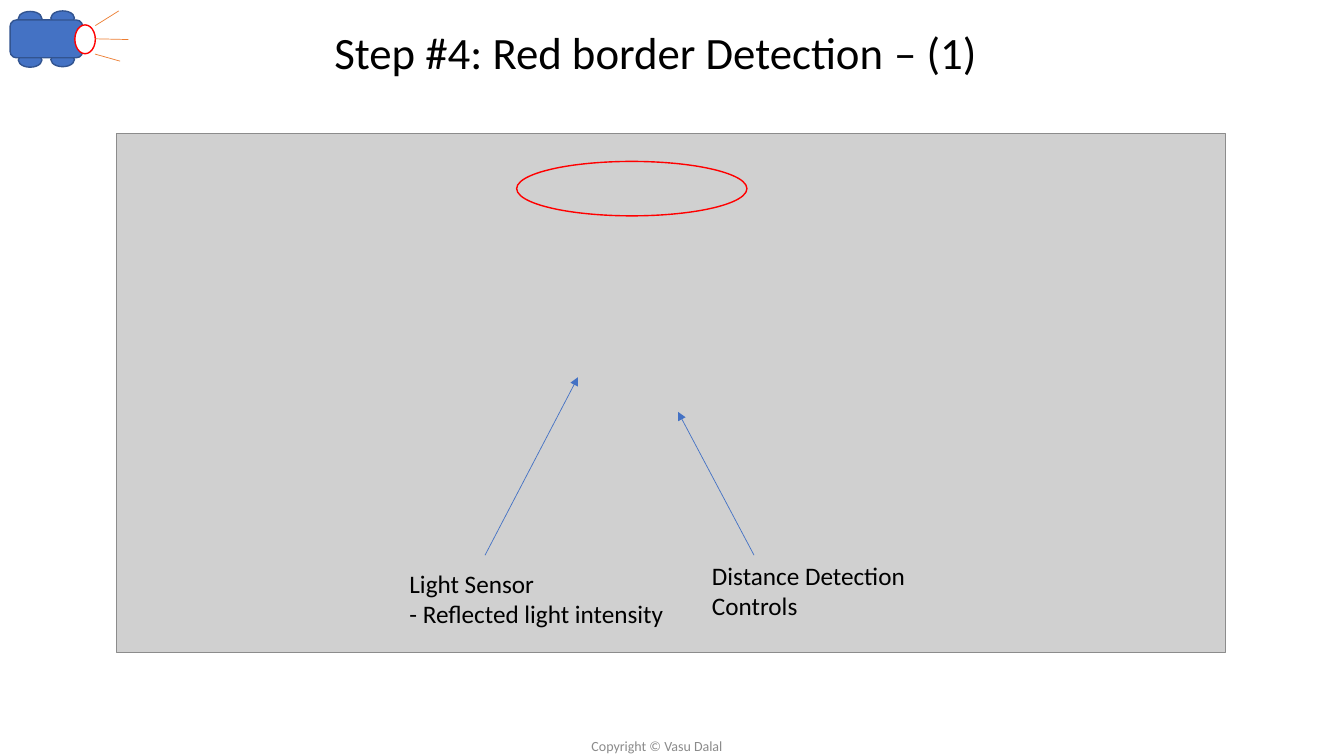
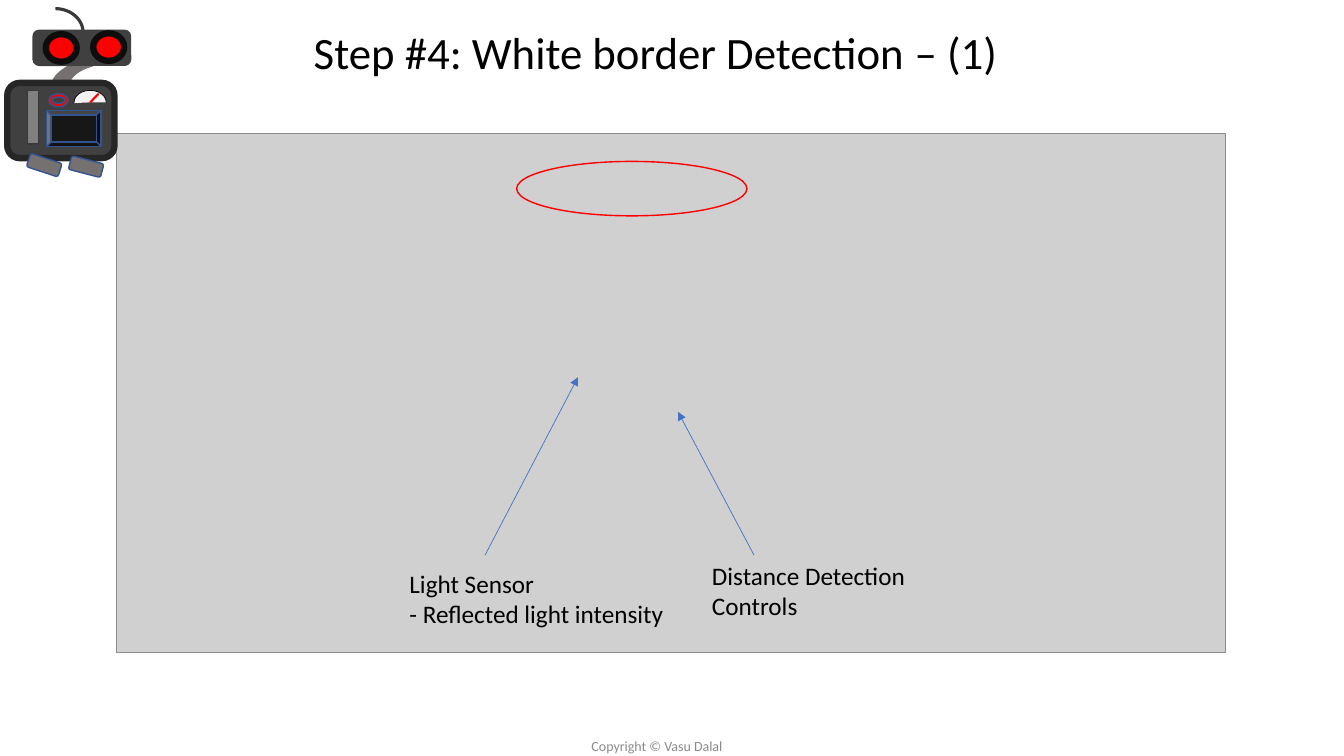
Before and after one commit to vdalal/lego-ev3, a slide deck: slide 16 of Introduction to Lego EV3-v0.2.pptx. Drawn at 1344x756 pixels with LibreOffice and Linux fonts; fonts in the diff are those of the drawing; grey boxes stand for pictures. Boxes give left, top, right and bottom in pixels: in the first picture for what was removed or moved away, otherwise in the second. Text is boxed around its words. In the diff, an @@ line names an element or a change of style, - is before the commit and + after.

```diff
--- a/Introduction to Lego EV3-v0.2.pptx
+++ b/Introduction to Lego EV3-v0.2.pptx
@@ rounded rectangle: place and size @@
-rounded rectangle at [10,20,83,58]
+rounded rectangle at [33,30,131,66]
@@ rounded rectangle at [33,30,131,66]: fill #4472C4 to #404040; outline #325491 1 pt to #404040 1 pt @@
@@ ellipse: place and size @@
-ellipse at [50,52,74,67]
+ellipse at [45,34,77,62]
@@ ellipse at [45,34,77,62]: fill #4472C4 to #FF0000; outline #325491 1 pt to #0D0D0D 4.5 pt @@
@@ ellipse: place and size @@
-ellipse at [75,25,95,54]
+ellipse at [93,33,124,60]
@@ ellipse at [93,33,124,60]: fill #FFFFFF to #FF0000; outline #FF0000 1 pt to #0D0D0D 4.5 pt @@
@@ group removed at [18,11,128,68]: 3 ellipses, 3 lines @@
@@ title at [314,36,997,77]: text changed @@
-Step #4: Red border Detection – (1)
+Step #4: White border Detection – (1)
@@ group added at [7,9,131,177]: 6 arc (boxed as its full ellipse)s, 3 rounded rectangles, 1 line, 1 rectangle, 1 bevel, 1 donut @@
```
Also in this commit, not shown: 21 other slides changed, 1 slide removed.
